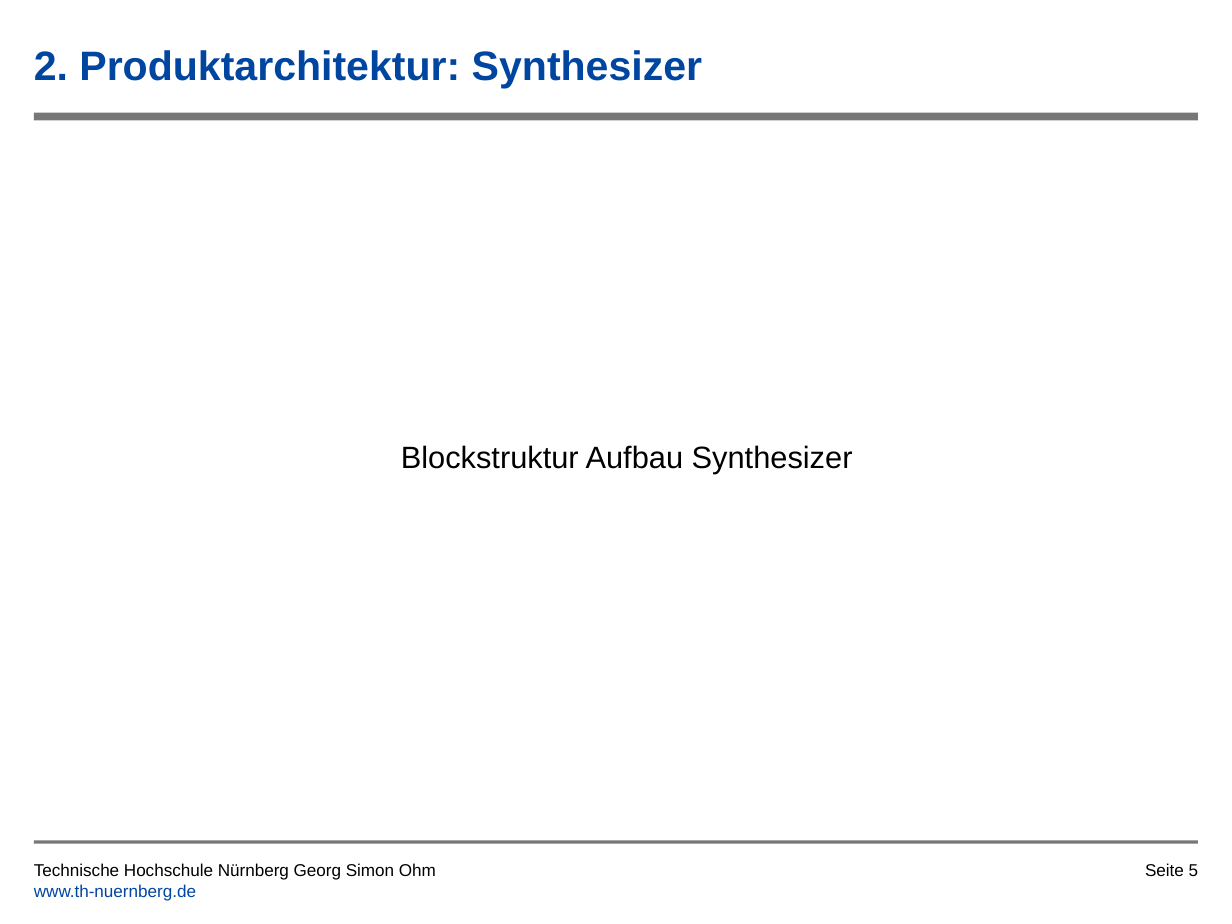
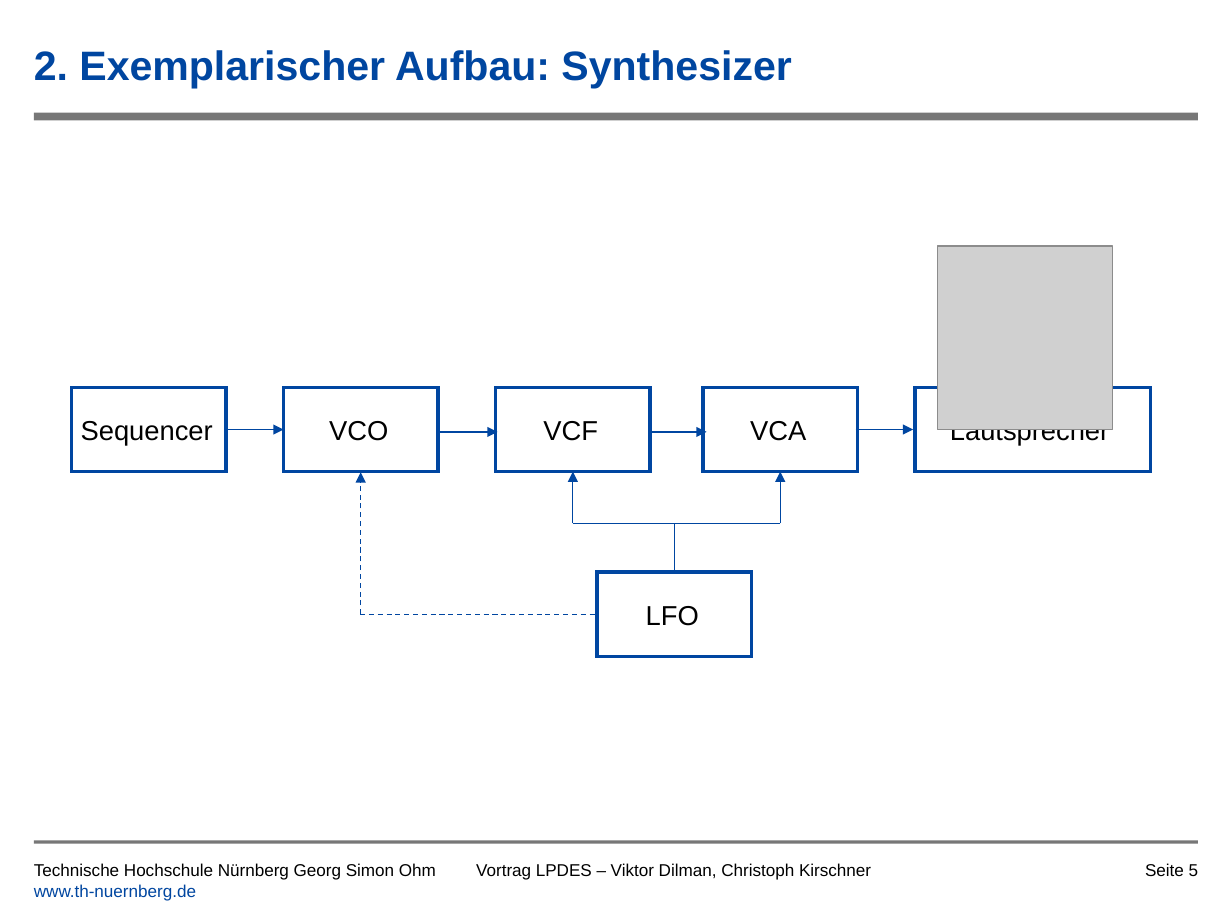
Before and after one commit to tsedlmeier/Synthesizer, a slide deck: slide 5 of Vortrag/Leiterplatte_als_Musikinstrument_Kirschner_Dilman.pptx. Drawn at 1232x924 pixels with LibreOffice and Linux fonts; fonts in the diff are those of the drawing; grey boxes stand for pictures; background and template pictures are left out. Boxes give left, top, right and bottom in pixels: in the first picture for what was removed or moved away, otherwise in the second. Text is boxed around its words. In the diff, an @@ line names an element or a change of style, - is before the commit and + after.

Commit message:
Vortrag überarbeitet

```diff
--- a/Vortrag/Leiterplatte_als_Musikinstrument_Kirschner_Dilman.pptx
+++ b/Vortrag/Leiterplatte_als_Musikinstrument_Kirschner_Dilman.pptx
@@ title at [34, 50, 791, 88]: text changed @@
-2. Produktarchitektur: Synthesizer
+2. Exemplarischer Aufbau: Synthesizer
@@ picture added at [938, 246, 1112, 430] @@
@@ rectangle added at [71, 388, 225, 472], outline #0046A1 2 pt @@
@@ rectangle added at [283, 388, 437, 472], outline #0046A1 2 pt @@
@@ rectangle added at [495, 388, 649, 472], outline #0046A1 2 pt @@
@@ rectangle added at [703, 388, 857, 472], outline #0046A1 2 pt @@
@@ rectangle added at [915, 388, 1151, 472], outline #0046A1 2 pt @@
@@ text added at [81, 421, 213, 446], 16 pt, text #000000 @@
+Sequencer
@@ arrow added from (225, 430) to (283, 430), #0046A1 0.75 pt @@
@@ text added at [329, 421, 388, 441], 16 pt, text #000000 @@
+VCO
@@ text removed at [401, 445, 853, 473] @@
-Blockstruktur Aufbau Synthesizer
@@ arrow added from (440, 432) to (498, 432), #0046A1 0.75 pt @@
@@ text added at [543, 421, 598, 441], 16 pt, text #000000 @@
+VCF
@@ arrow added from (649, 432) to (707, 432), #0046A1 0.75 pt @@
@@ text added at [750, 421, 806, 441], 16 pt, text #000000 @@
+VCA
@@ arrow added from (856, 430) to (913, 430), #0046A1 0.75 pt @@
@@ text added at [950, 429, 1109, 446], 16 pt, text #000000 @@
+Lautsprecher
@@ arrow added from (361, 615) to (361, 472), #0046A1 0.75 pt dashed @@
@@ group added at [573, 472, 780, 572]: 2 arrows, 2 lines @@
@@ rectangle added at [598, 572, 752, 655], outline #0046A1 2 pt @@
@@ line added from (360, 615) to (595, 615), #0046A1 0.75 pt dashed @@
@@ text added at [646, 606, 699, 626], 16 pt, text #000000 @@
+LFO
@@ text added at [476, 863, 871, 880], 10 pt, text #000000 @@
+Vortrag LPDES – Viktor Dilman, Christoph Kirschner
```
Also in this commit, not shown: 13 other slides changed, 1 other file.
